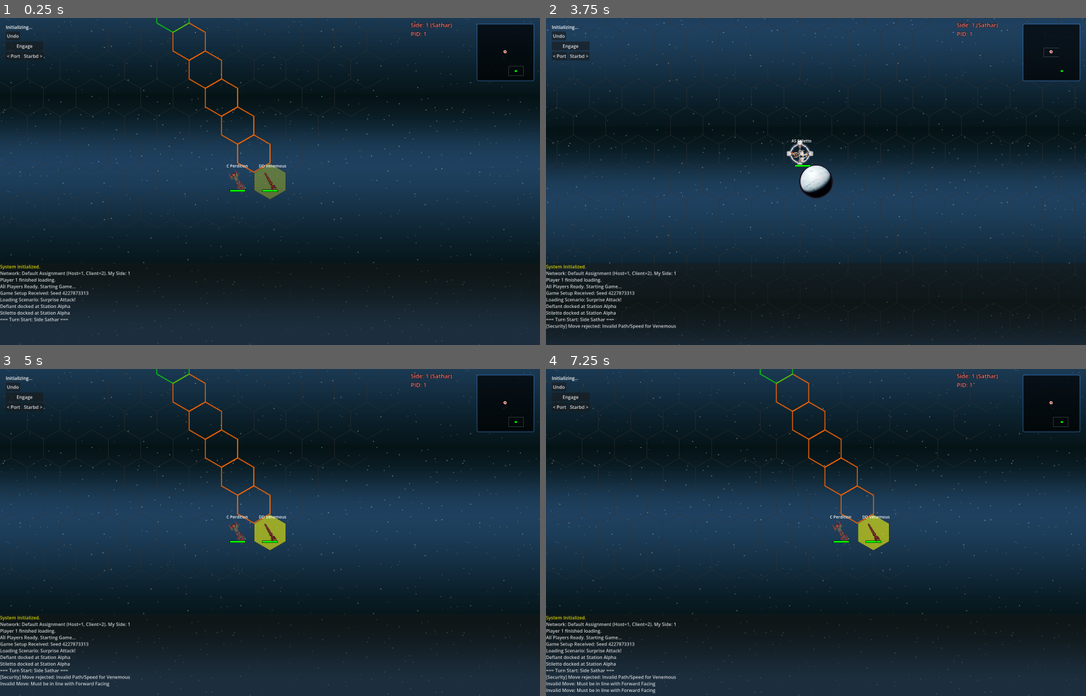
Above: before the commit, frames 1-4 (two rows, left to right).
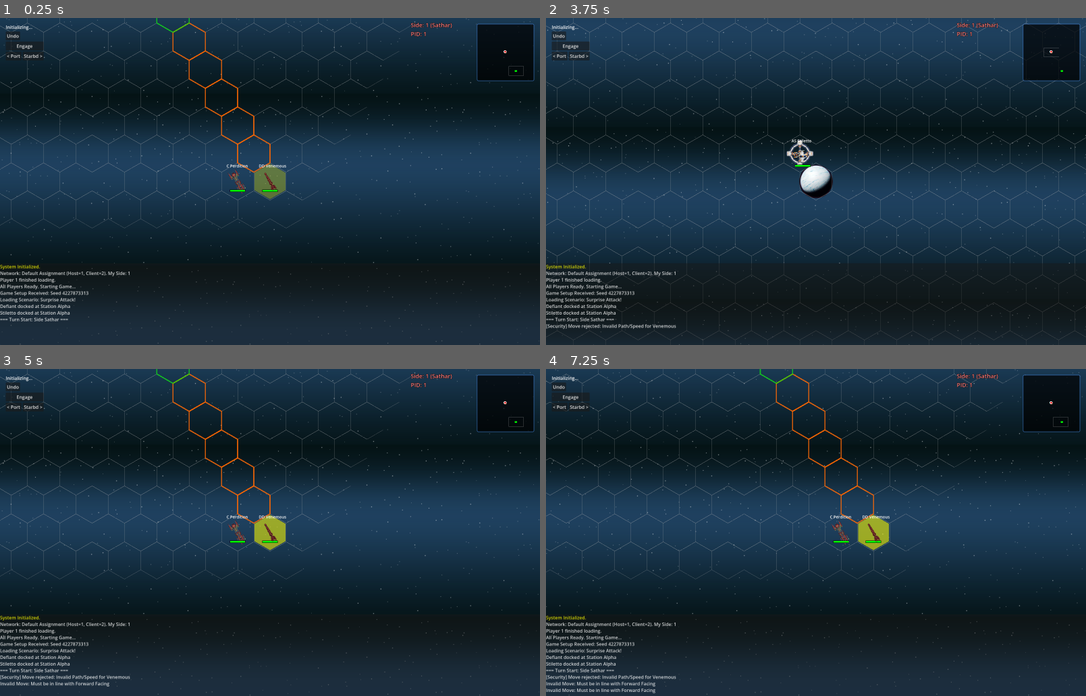
Above: after the commit, the same moments.

Repository: jjeffers/sf-kh-simulator
Game: Godot game, scene res://Scenes/Main.tscn
The game is run twice, just before and just after one commit, with the same random seed, the same clock (stepped at 60 frames per second) and the same inputs. This scene is started directly instead of the project's main scene.
Inputs (mouse positions are in pixels of both pictures, inside the frame that each line leads up to):
- Up to frame 1 (0.25 s): no input
- Up to frame 2 (3.75 s): click "Undo" at 0.5 s; click "Engage" at 1.25 s; click "< Port" at 2 s; click "Starbd >" at 2.75 s; tap Enter at 3.5 s; drag from (1053, 53) to (870, 109) at 3.52 s
- Up to frame 3 (5 s): tap Space at 4.25 s; drag from (162, 548) to (243, 597) at 4.27 s
- Up to frame 4 (7.25 s): tap Enter at 5 s; move the mouse to (870, 460) at 5.02 s; hold D 5.03-5.75 s; tap Alt at 5.1 s; drag from (789, 597) to (654, 483) at 5.77 s; move the mouse to (978, 581) at 6.52 s; hold A from 6.53 s (still down); tap Q at 6.6 s; tap Space at 6.77 s

The runs differ from the first frame. In frame 1, 0.9% of the frame differs, in the area x 0-77%, y 0-65%; in frame 2, 1.9%, in the area x 0-100%, y 0-99%; in frame 3, 0.9%; in frame 4, 1.1%.

Commit message:
Visual Tweak: Brighten hex grid color to light gray

Diff:
--- a/Scripts/GameManager.gd
+++ b/Scripts/GameManager.gd
@@ -2581,7 +2581,7 @@
 	for i in range(6):
 		var angle = deg_to_rad(60 * i + 30)
 		points.append(center + Vector2(size * cos(angle), size * sin(angle)))
-	draw_polyline(points, Color(0.2, 0.2, 0.2), 1.0)
+	draw_polyline(points, Color(0.7, 0.7, 0.7, 0.4), 1.0)
 
 	# Basic highlighting handled by predictive path now, removing old logic to avoid clutter
 
